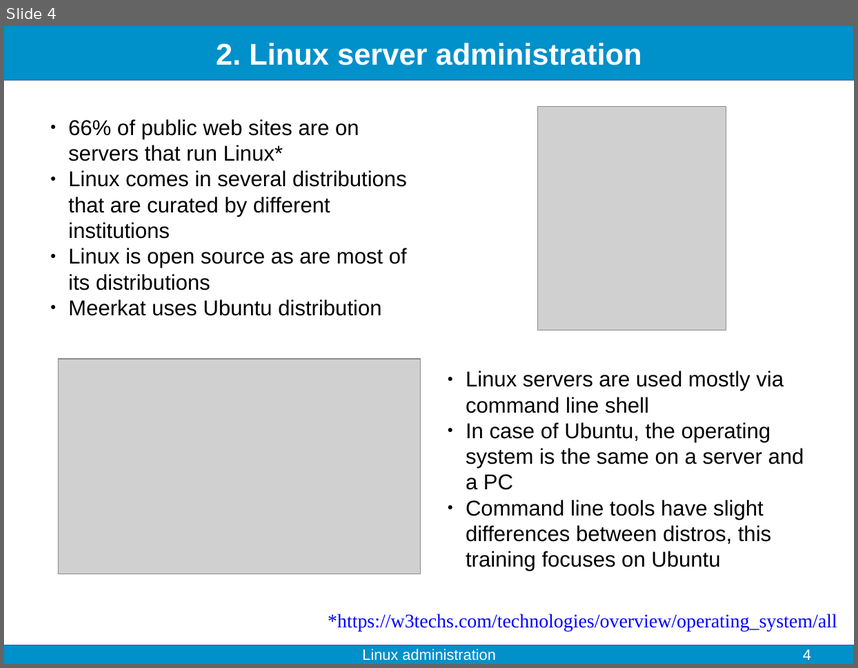
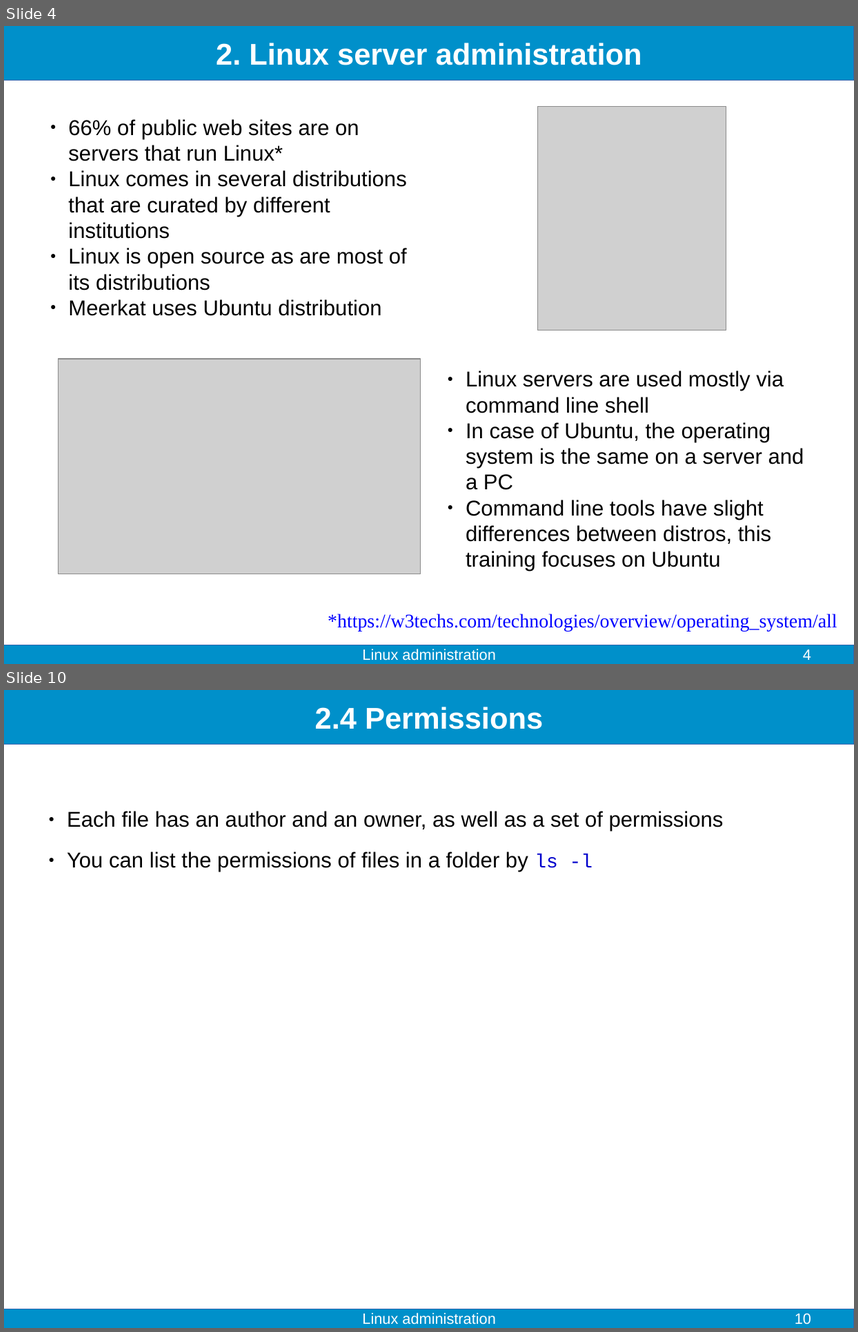
Before and after one commit to fjelltopp/training, a slide deck: linux_administration/linux_administration.odp. Shown one above the other, each under a label of ours: slide 4 before the commit, slides 4 and 10 after it; the slides between them are not shown. The pictures are 858x668 and 858x1332 pixels, drawn with LibreOffice and Linux fonts; fonts in the diff are those of the drawing; grey boxes stand for pictures. Boxes give left, top, right and bottom in pixels: in the first picture for what was removed or moved away, otherwise in the second. Text is boxed around its words. In the diff, an @@ line names an element or a change of style, - is before the commit and + after.

```diff
--- a/linux_administration/linux_administration.odp
+++ b/linux_administration/linux_administration.odp
@@ slide 10 added at bbox=[4, 690, 854, 1328], background #FFFFFF; not listed: 2 template elements that a slide beside it also shows @@
@@ title added at bbox=[315, 707, 543, 729], 28 pt, text #FFFFFF, bold @@
+2.4 Permissions
@@ text added at bbox=[67, 811, 724, 872], 20 pt, text #000000 @@
+● Each file has an author and an owner, as well as a set of permissions
+● You can list the permissions of files in a folder by ls -l
@@ text added at bbox=[362, 1312, 495, 1324], 14 pt, text #FFFFFF @@
+Linux administration
@@ page number added at bbox=[795, 1313, 811, 1324], 14 pt, text #FFFFFF @@
+10
```
Also in this commit, not shown: 3 slides changed, 3 other slides added.
